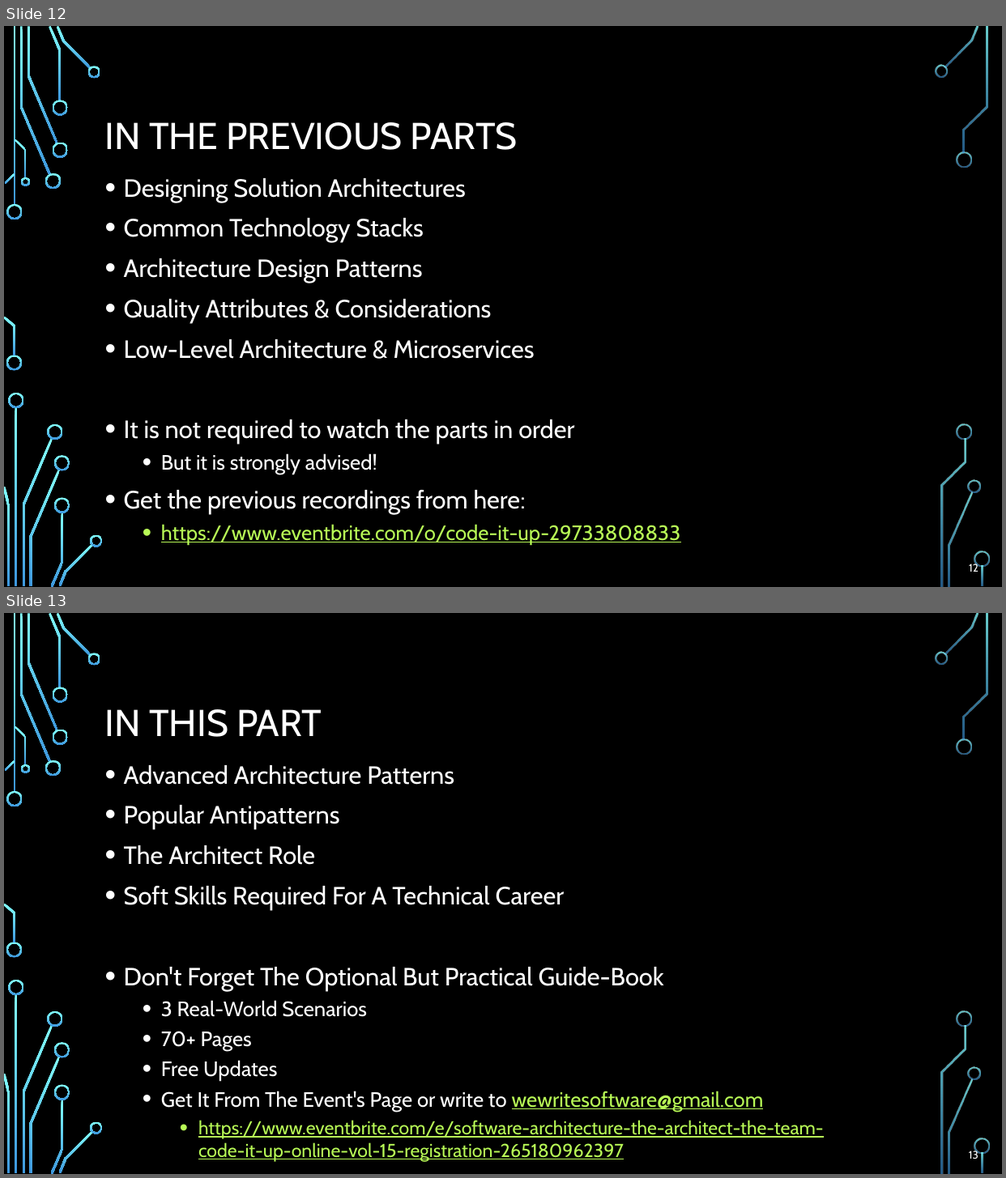
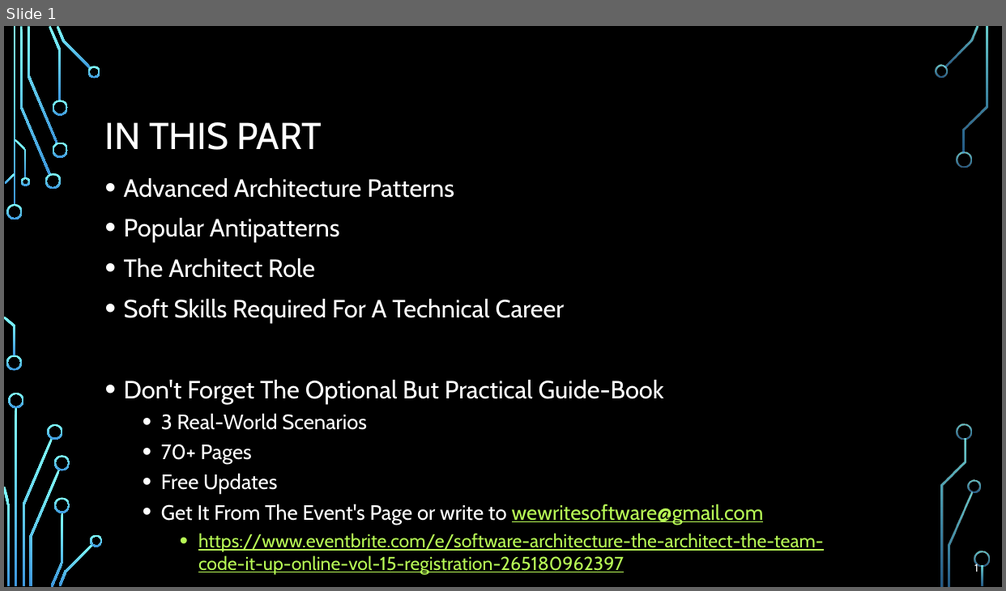
Before and after one commit to profjordanov/doctorate, a slide deck: resources/Software-Architecture-S/Presentation-Part7-The-Architect-Team.pptx. Shown one above the other, each under a label of ours: slides 12 and 13 before the commit, slide 1 after it. The pictures are 1006x1178 and 1006x591 pixels, drawn with LibreOffice and Linux fonts; fonts in the diff are those of the drawing; background and template pictures are left out. Boxes give left, top, right and bottom in pixels: in the first picture for what was removed or moved away, otherwise in the second. Text is boxed around its words. In the diff, an @@ line names an element or a change of style, - is before the commit and + after.

```diff
--- a/resources/Software-Architecture-S/Presentation-Part7-The-Architect-Team.pptx
+++ b/resources/Software-Architecture-S/Presentation-Part7-The-Architect-Team.pptx
@@ slide 12 removed at (4,26,1002,587), background picture (left out); not listed: 36 template elements that a slide beside it also shows @@
@@ title removed at (105,122,518,150) @@
-IN THE PREVIOUS PARTS
@@ text removed at (124,178,680,544) @@
-• Designing Solution Architectures
-• Common Technology Stacks
-• Architecture Design Patterns
-• Quality Attributes & Considerations
-• Low-Level Architecture & Microservices
-• It is not required to watch the parts in order
-  • But it is strongly advised!
-• Get the previous recordings from here:
-  • https://www.eventbrite.com/o/code-it-up-29733808833
@@ page number removed at (969,563,978,572) @@
-12
@@ what was slide 13 is now slide 1 @@
@@ page number at (974,563,978,572): text changed @@
-13
+1
```
Also in this commit, not shown: 13 other slides removed.
